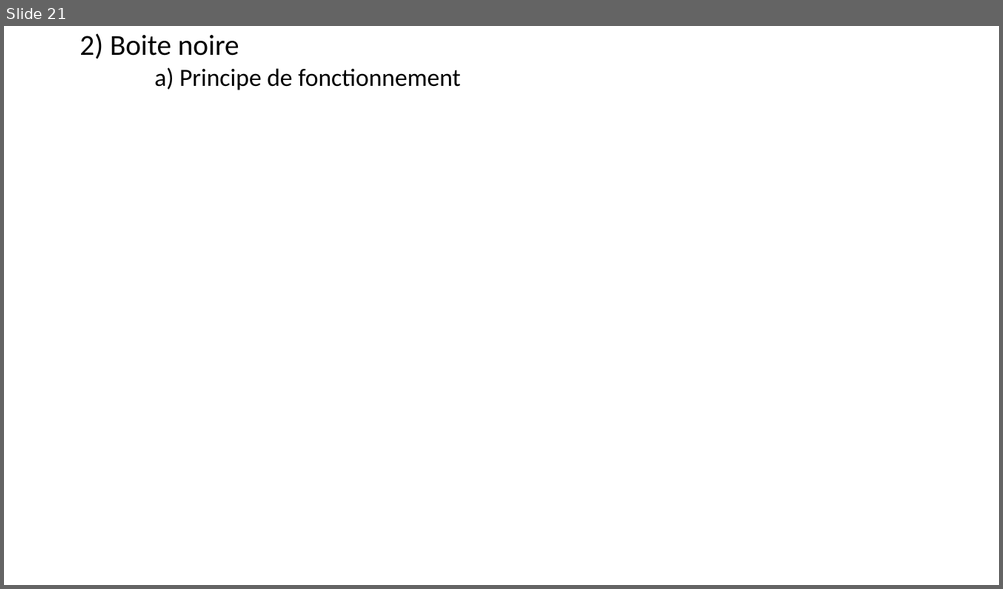
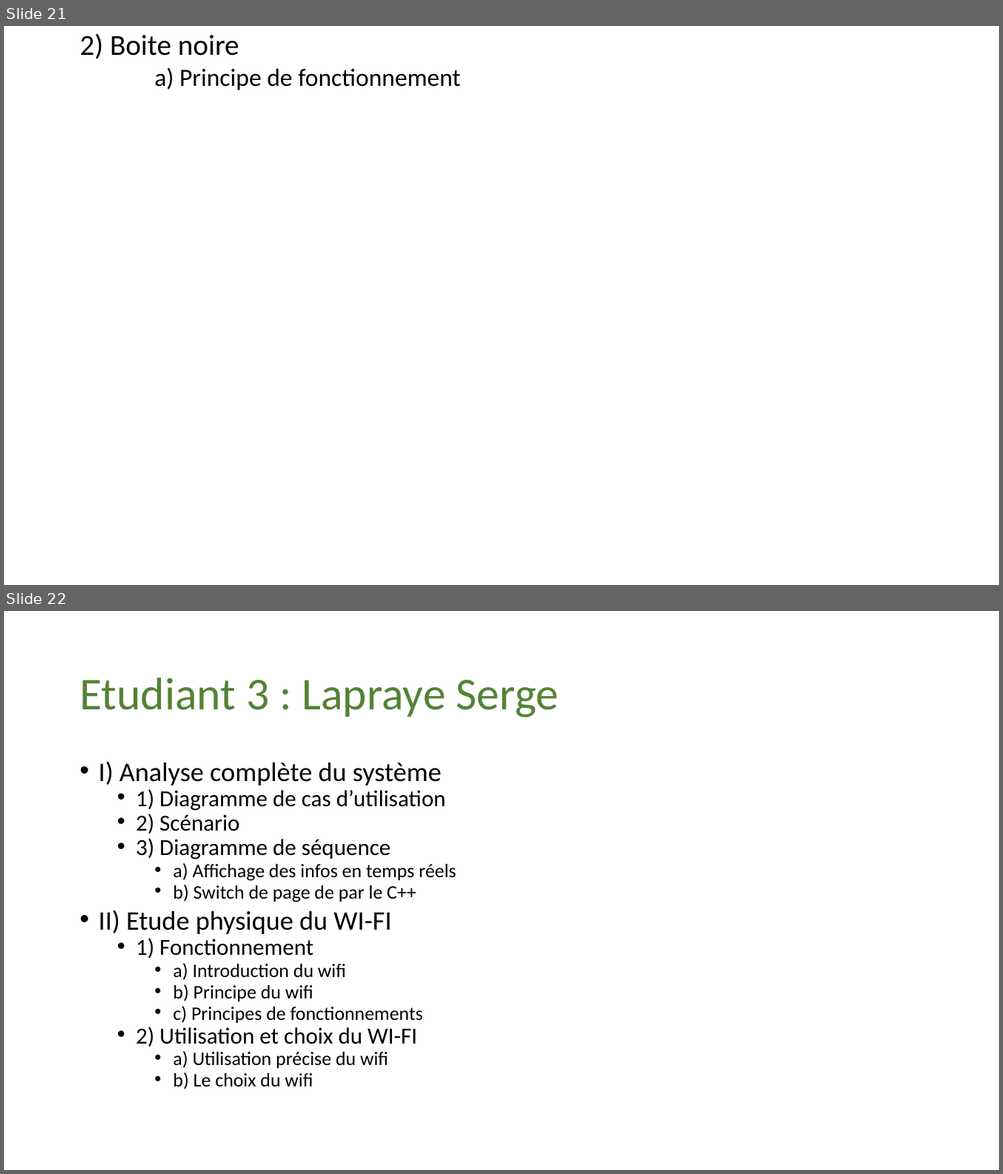
Before and after one commit to Maja2308/Projet_Cross, a slide deck: Diagrammes Communs/Presentation_Revue0.pptx. Shown one above the other, each under a label of ours: slide 21 before the commit, slides 21 and 22 after it. The pictures are 1003x589 and 1003x1174 pixels, drawn with LibreOffice and Linux fonts; fonts in the diff are those of the drawing. Boxes give left, top, right and bottom in pixels: in the first picture for what was removed or moved away, otherwise in the second. Text is boxed around its words. In the diff, an @@ line names an element or a change of style, - is before the commit and + after.

Commit message:
diagrammes et diapo

```diff
--- a/Diagrammes Communs/Presentation_Revue0.pptx
+++ b/Diagrammes Communs/Presentation_Revue0.pptx
@@ slide 22 added at [4, 611, 999, 1170], background #FFFFFF @@
@@ title added at [79, 678, 559, 718], 44 pt, text #548235 @@
+Etudiant 3 : Lapraye Serge
@@ text added at [99, 761, 455, 1090], 18.5 pt, text #000000 @@
+• I) Analyse complète du système
+  • 1) Diagramme de cas d’utilisation
+  • 2) Scénario
+  • 3) Diagramme de séquence
+    • a) Affichage des infos en temps réels
+    • b) Switch de page de par le C++
+• II) Etude physique du WI-FI
+  • 1) Fonctionnement
+    • a) Introduction du wifi
+    • b) Principe du wifi
+    • c) Principes de fonctionnements
+  • 2) Utilisation et choix du WI-FI
+    • a) Utilisation précise du wifi
+    • b) Le choix du wifi
```
Also in this commit, not shown: 2 slides changed, 5 other slides added, 1 slide removed, 3 other files.
